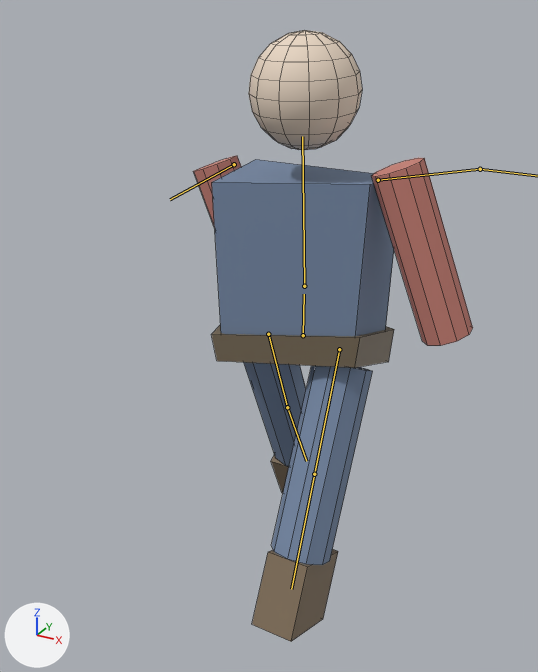
Before and after pictures for a commit that changed the FBX model Assets/Models/Characters/Colonist_Survivor.fbx.
Camera for both pictures: a 50 mm lens placed at (0.91, -1.872, 1.77), pointed at (-0.103, -0.031, 0.849). Lighting does not change. The marker at lower left points along +X, +Y and +Z. The first picture is the older version. Both versions are drawn at frame 16 of the action 'Colonist_Survivor_Rig|Idle'; the numbers are the values there. The bones that change, and the others that lie on the model, are drawn over the model as lines. Mesh edges are drawn as thin lines.

Objects in the first picture: 'Colonist_Survivor'.
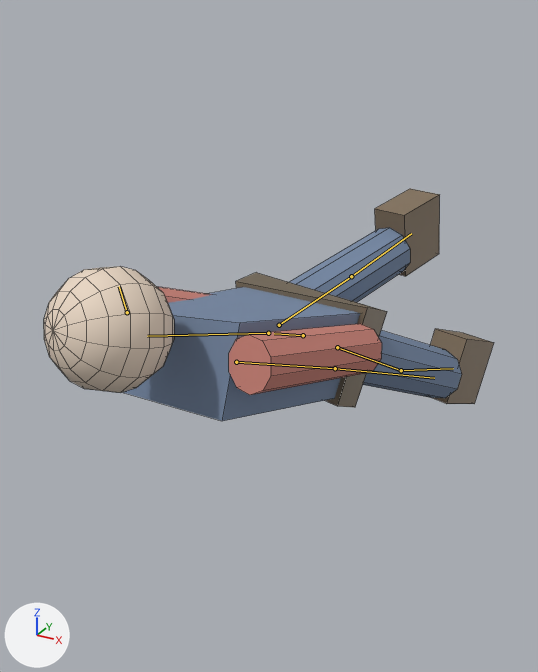
Changed parts and their boxes (x1, y1, x2, y2) in the pictures (538 x 672 px):
'Colonist_Survivor', posed (61% wider, 62% shorter)
    before: (194, 30, 473, 641)
    after: (44, 189, 494, 421)
bone 'Hips', root to tip
    before: (303, 335) to (304, 294)
    after: (303, 335) to (274, 333)
bone 'LeftUpperArm', root to tip
    before: (234, 164) to (170, 199)
    after: (127, 312) to (119, 286)
bone 'RightUpperArm', root to tip
    before: (378, 180) to (480, 169)
    after: (236, 362) to (335, 368)
bone 'LeftUpperLeg', root to tip
    before: (268, 334) to (287, 407)
    after: (279, 325) to (351, 276)
bone 'RightUpperLeg', root to tip
    before: (339, 349) to (314, 474)
    after: (337, 347) to (401, 370)
bone 'RightLowerLeg', root to tip
    before: (314, 474) to (291, 589)
    after: (401, 370) to (453, 368)

The edits, one by one:
Bone 'Hips' (bone_hips) turns from (0, 0, 0) to (70, -16, 0) degrees about its own x, y and z.
Bone 'LeftUpperArm' (bone_leftupperarm) turns from (-20, 0, 0) to (-20, 0, -8) degrees about its own x, y and z.
Bone 'RightUpperArm' (bone_rightupperarm) turns from (20, 0, 0) to (2, 0, 14) degrees about its own x, y and z.
Bone 'RightLowerArm' (bone_rightlowerarm) turns from (0, 0, 0) to (-40, 0, 0) degrees about its own x, y and z.
Bone 'LeftUpperLeg' (bone_leftupperleg) turns from (25, 0, 0) to (30, 0, 0) degrees about its own x, y and z.
Bone 'RightUpperLeg' (bone_rightupperleg) turns from (-25, 0, 0) to (-10, 0, 0) degrees about its own x, y and z.
Bone 'RightLowerLeg' (bone_rightlowerleg) turns from (0, 0, 0) to (9, 0, 0) degrees about its own x, y and z.
